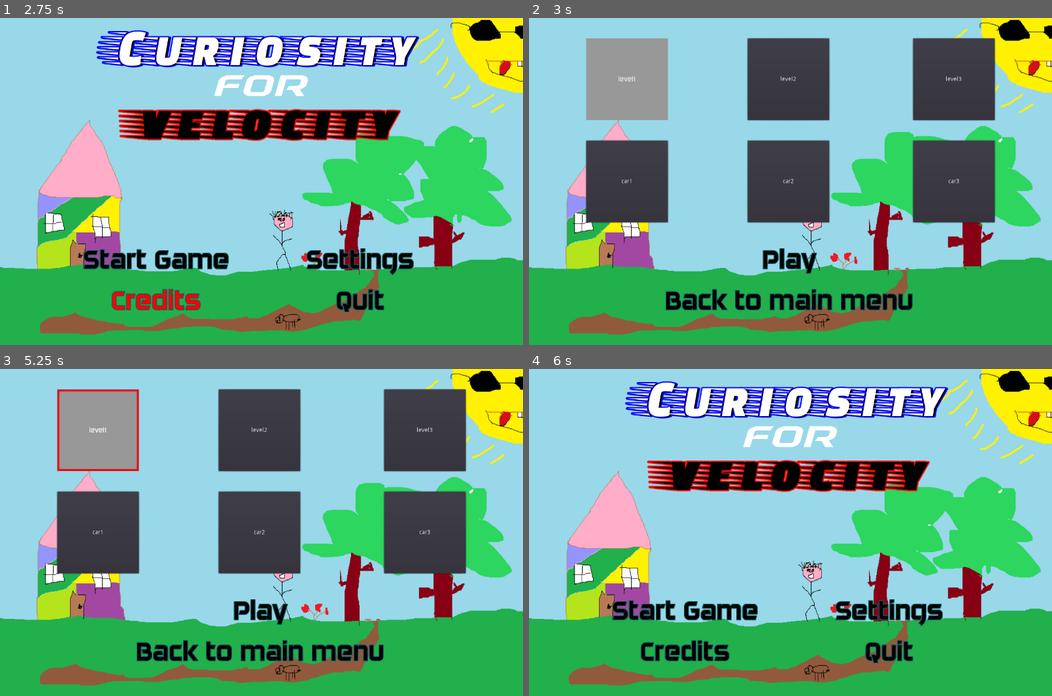
Above: before the commit, frames 1-4 (two rows, left to right).
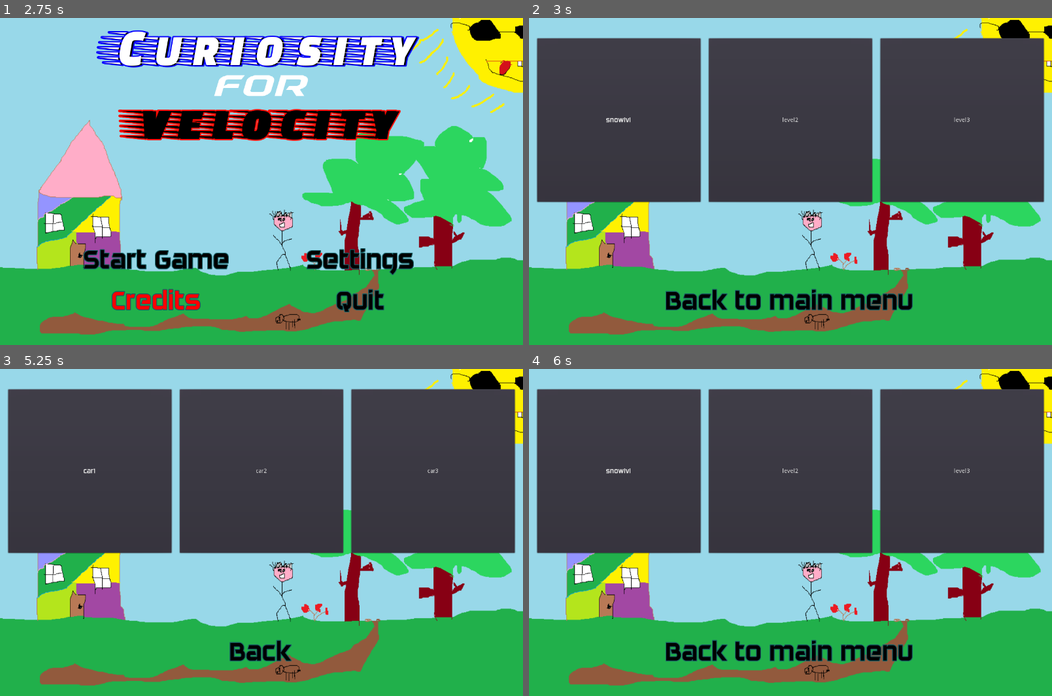
Above: after the commit, the same moments.

Repository: StianJakobsen/CuriosityForVelocity
Game: Godot game, scene res://Assets/Scenes/Menu/titleScreen.tscn
The game is run twice, just before and just after one commit, with the same random seed, the same clock (stepped at 60 frames per second) and the same inputs. Before the commit the project starts from res://Assets/Scenes/titleScreen.tscn.
Inputs:
- Up to frame 1 (2.75 s): click "Settings" at 0.5 s; click "Back to main menu" at 1.25 s; click "Credits" at 2 s
- Up to frame 2 (3 s): click "Start Game" at 2.75 s
- Up to frame 3 (5.25 s): click "Back to main menu" at 3.5 s; click "Start Game" at 4.25 s; click "level1" (after the commit: "snowlvl") at 5 s
- Up to frame 4 (6 s): click "Back to main menu" (after the commit: "Back") at 5.75 s

Frame 1 is identical in both runs. In frame 2, 35% of the frame differs, in the area x 1-99%, y 6-79%; in frame 3, 37%; in frame 4, 53%, in the area x 1-99%, y 3-90%.

Commit message:
menus almost finished. lacking connection to game.

Diff:
--- a/Assets/Scenes/GoalLine.gd
+++ b/Assets/Scenes/GoalLine.gd
@@ -27,7 +27,6 @@
 			$LapTimeInterface/Lap.text = "Lap: " + str(track_var.lap)
 			$LapTimeInterface/Time.text = "Time: " + str(track_var.last_lap_time)
 
-
 		else:
 			print('You have to cross sector 1 and 2')
 			if track_var.lap == 1:
--- /dev/null
+++ b/Assets/Scenes/Menu/carSelectScreen.tscn
@@ -0,0 +1,114 @@
+[gd_scene load_steps=9 format=2]
+
+[ext_resource path="res://Assets/Textures/Background the Painting.png" type="Texture" id=1]
+[ext_resource path="res://Assets/Fonts/DAGGERSQUARE.otf" type="DynamicFontData" id=2]
+[ext_resource path="res://Script/menuButtons.gd" type="Script" id=3]
+
+[sub_resource type="DynamicFont" id=1]
+size = 64
+outline_size = 2
+outline_color = Color( 0.0980392, 0.376471, 0.396078, 1 )
+font_data = ExtResource( 2 )
+
+[sub_resource type="StyleBoxFlat" id=2]
+border_width_left = 5
+border_width_top = 5
+border_width_right = 5
+border_width_bottom = 5
+border_color = Color( 1, 0, 0, 1 )
+
+[sub_resource type="DynamicFont" id=4]
+font_data = ExtResource( 2 )
+
+[sub_resource type="StyleBoxFlat" id=5]
+border_width_left = 5
+border_width_top = 5
+border_width_right = 5
+border_width_bottom = 5
+border_color = Color( 1, 0, 0, 1 )
+
+[sub_resource type="StyleBoxFlat" id=6]
+border_width_left = 5
+border_width_top = 5
+border_width_right = 5
+border_width_bottom = 5
+border_color = Color( 1, 0, 0, 1 )
+
+[node name="carSelectScreen" type="Control"]
+margin_right = 45.0
+margin_bottom = 31.0
+__meta__ = {
+"_edit_use_anchors_": false
+}
+
+[node name="titleBackground" type="TextureRect" parent="."]
+margin_right = 1280.0
+margin_bottom = 800.0
+texture = ExtResource( 1 )
+expand = true
+__meta__ = {
+"_edit_use_anchors_": false
+}
+
+[node name="buttonsNode" type="Node2D" parent="."]
+position = Vector2( 0, 550 )
+
+[node name="backButton" type="Button" parent="buttonsNode"]
+margin_left = 540.0
+margin_top = 100.0
+margin_right = 740.0
+margin_bottom = 184.0
+focus_mode = 0
+custom_fonts/font = SubResource( 1 )
+custom_colors/font_color = Color( 0, 0, 0, 1 )
+custom_colors/font_color_hover = Color( 1, 0, 0, 1 )
+custom_colors/font_color_pressed = Color( 0.631373, 0, 0, 1 )
+enabled_focus_mode = 0
+text = "Back"
+flat = true
+script = ExtResource( 3 )
+__meta__ = {
+"_edit_use_anchors_": false
+}
+
+[node name="car1Button" type="Button" parent="."]
+margin_left = 20.0
+margin_top = 50.0
+margin_right = 420.0
+margin_bottom = 450.0
+custom_styles/hover = SubResource( 2 )
+custom_fonts/font = SubResource( 4 )
+text = "car1"
+script = ExtResource( 3 )
+__meta__ = {
+"_edit_use_anchors_": false
+}
+
+[node name="car2Button" type="Button" parent="."]
+margin_left = 440.0
+margin_top = 50.0
+margin_right = 840.0
+margin_bottom = 450.0
+custom_styles/hover = SubResource( 5 )
+text = "car2"
+script = ExtResource( 3 )
+__meta__ = {
+"_edit_use_anchors_": false
+}
+
+[node name="car3Button" type="Button" parent="."]
+margin_left = 860.0
+margin_top = 50.0
+margin_right = 1260.0
+margin_bottom = 450.0
+custom_styles/hover = SubResource( 6 )
+text = "car3"
+script = ExtResource( 3 )
+__meta__ = {
+"_edit_use_anchors_": false
+}
+
+[connection signal="pressed" from="buttonsNode/backButton" to="buttonsNode/backButton" method="_on_gotoLevelSelect_pressed"]
+[connection signal="pressed" from="car1Button" to="car1Button" method="_on_car1Button_pressed"]
+[connection signal="pressed" from="car2Button" to="car2Button" method="_on_car2Button_pressed"]
+[connection signal="pressed" from="car3Button" to="buttonsNode/backButton" method="_on_car3Button_pressed"]
--- /dev/null
+++ b/Assets/Scenes/Menu/gameOverScreen.tscn
@@ -0,0 +1,91 @@
+[gd_scene load_steps=7 format=2]
+
+[ext_resource path="res://Assets/Textures/Background the Painting.png" type="Texture" id=1]
+[ext_resource path="res://Assets/Fonts/DAGGERSQUARE.otf" type="DynamicFontData" id=2]
+[ext_resource path="res://Script/menuButtons.gd" type="Script" id=3]
+
+[sub_resource type="DynamicFont" id=4]
+size = 64
+outline_size = 2
+outline_color = Color( 0.0980392, 0.376471, 0.396078, 1 )
+font_data = ExtResource( 2 )
+
+[sub_resource type="DynamicFont" id=3]
+size = 64
+outline_size = 2
+outline_color = Color( 0.0980392, 0.376471, 0.396078, 1 )
+font_data = ExtResource( 2 )
+
+[sub_resource type="DynamicFont" id=5]
+size = 64
+font_data = ExtResource( 2 )
+
+[node name="carSelectScreen" type="Control"]
+margin_right = 45.0
+margin_bottom = 31.0
+__meta__ = {
+"_edit_use_anchors_": false
+}
+
+[node name="titleBackground" type="TextureRect" parent="."]
+margin_right = 1280.0
+margin_bottom = 800.0
+texture = ExtResource( 1 )
+expand = true
+__meta__ = {
+"_edit_use_anchors_": false
+}
+
+[node name="buttonsNode" type="Node2D" parent="."]
+position = Vector2( 0, 550 )
+
+[node name="menuButton" type="Button" parent="buttonsNode"]
+margin_left = 330.0
+margin_right = 950.0
+margin_bottom = 100.0
+focus_mode = 0
+custom_fonts/font = SubResource( 4 )
+custom_colors/font_color = Color( 0, 0, 0, 1 )
+custom_colors/font_color_hover = Color( 1, 0, 0, 1 )
+custom_colors/font_color_pressed = Color( 0.631373, 0, 0, 1 )
+enabled_focus_mode = 0
+text = "Back to main menu"
+flat = true
+script = ExtResource( 3 )
+__meta__ = {
+"_edit_use_anchors_": false
+}
+
+[node name="quitButton" type="Button" parent="buttonsNode"]
+margin_left = 470.0
+margin_top = 100.0
+margin_right = 810.0
+margin_bottom = 200.0
+rect_pivot_offset = Vector2( -556.287, -278.72 )
+focus_mode = 0
+custom_fonts/font = SubResource( 3 )
+custom_colors/font_color = Color( 0, 0, 0, 1 )
+custom_colors/font_color_hover = Color( 1, 0, 0, 1 )
+custom_colors/font_color_pressed = Color( 0.631373, 0, 0, 1 )
+enabled_focus_mode = 0
+text = "Ragequit"
+flat = true
+script = ExtResource( 3 )
+__meta__ = {
+"_edit_use_anchors_": false
+}
+
+[node name="gameover" type="Label" parent="."]
+margin_left = 447.171
+margin_top = 80.0903
+margin_right = 839.171
+margin_bottom = 158.09
+rect_rotation = 20.6486
+custom_fonts/font = SubResource( 5 )
+text = "yu fkd up XD"
+__meta__ = {
+"_edit_use_anchors_": false
+}
+
+[connection signal="pressed" from="buttonsNode/menuButton" to="buttonsNode/menuButton" method="_on_gotoMenu_pressed"]
+[connection signal="pressed" from="buttonsNode/quitButton" to="buttonsNode/quitButton" method="_on_quitButton_pressed"]
--- /dev/null
+++ b/Assets/Scenes/Menu/levelSelectScreen.tscn
@@ -0,0 +1,114 @@
+[gd_scene load_steps=9 format=2]
+
+[ext_resource path="res://Assets/Textures/Background the Painting.png" type="Texture" id=1]
+[ext_resource path="res://Assets/Fonts/DAGGERSQUARE.otf" type="DynamicFontData" id=2]
+[ext_resource path="res://Script/menuButtons.gd" type="Script" id=3]
+
+[sub_resource type="DynamicFont" id=3]
+size = 64
+outline_size = 2
+outline_color = Color( 0.0980392, 0.376471, 0.396078, 1 )
+font_data = ExtResource( 2 )
+
+[sub_resource type="StyleBoxFlat" id=4]
+border_width_left = 5
+border_width_top = 5
+border_width_right = 5
+border_width_bottom = 5
+border_color = Color( 1, 0, 0, 1 )
+
+[sub_resource type="DynamicFont" id=6]
+font_data = ExtResource( 2 )
+
+[sub_resource type="StyleBoxFlat" id=7]
+border_width_left = 5
+border_width_top = 5
+border_width_right = 5
+border_width_bottom = 5
+border_color = Color( 1, 0, 0, 1 )
+
+[sub_resource type="StyleBoxFlat" id=8]
+border_width_left = 5
+border_width_top = 5
+border_width_right = 5
+border_width_bottom = 5
+border_color = Color( 1, 0, 0, 1 )
+
+[node name="levelSelectScreen" type="Control"]
+margin_right = 45.0
+margin_bottom = 31.0
+__meta__ = {
+"_edit_use_anchors_": false
+}
+
+[node name="titleBackground" type="TextureRect" parent="."]
+margin_right = 1280.0
+margin_bottom = 800.0
+texture = ExtResource( 1 )
+expand = true
+__meta__ = {
+"_edit_use_anchors_": false
+}
+
+[node name="buttonsNode" type="Node2D" parent="."]
+position = Vector2( 0, 550 )
+
+[node name="menuButton" type="Button" parent="buttonsNode"]
+margin_left = 330.0
+margin_top = 100.0
+margin_right = 950.0
+margin_bottom = 184.0
+focus_mode = 0
+custom_fonts/font = SubResource( 3 )
+custom_colors/font_color = Color( 0, 0, 0, 1 )
+custom_colors/font_color_hover = Color( 1, 0, 0, 1 )
+custom_colors/font_color_pressed = Color( 0.631373, 0, 0, 1 )
+enabled_focus_mode = 0
+text = "Back to main menu"
+flat = true
+script = ExtResource( 3 )
+__meta__ = {
+"_edit_use_anchors_": false
+}
+
+[node name="snowButton" type="Button" parent="."]
+margin_left = 20.0
+margin_top = 50.0
+margin_right = 420.0
+margin_bottom = 450.0
+custom_styles/hover = SubResource( 4 )
+custom_fonts/font = SubResource( 6 )
+text = "snowlvl"
+script = ExtResource( 3 )
+__meta__ = {
+"_edit_use_anchors_": false
+}
+
+[node name="desertButton" type="Button" parent="."]
+margin_left = 440.0
+margin_top = 50.0
+margin_right = 840.0
+margin_bottom = 450.0
+custom_styles/hover = SubResource( 7 )
+text = "level2"
+script = ExtResource( 3 )
+__meta__ = {
+"_edit_use_anchors_": false
+}
+
+[node name="unknownLvlButton" type="Button" parent="."]
+margin_left = 860.0
+margin_top = 50.0
+margin_right = 1260.0
+margin_bottom = 450.0
+custom_styles/hover = SubResource( 8 )
+text = "level3"
+script = ExtResource( 3 )
+__meta__ = {
+"_edit_use_anchors_": false
+}
+
+[connection signal="pressed" from="buttonsNode/menuButton" to="buttonsNode/menuButton" method="_on_gotoMenu_pressed"]
+[connection signal="pressed" from="snowButton" to="snowButton" method="_on_snowButton_pressed"]
+[connection signal="pressed" from="desertButton" to="buttonsNode/menuButton" method="_on_desertButton_pressed"]
+[connection signal="pressed" from="unknownLvlButton" to="unknownLvlButton" method="_on_unknownLvlButton_pressed"]
--- a/Assets/Scenes/settingsScreen.tscn
+++ b/Assets/Scenes/Menu/settingsScreen.tscn
@@ -1,20 +1,20 @@
 [gd_scene load_steps=6 format=2]
 
 [ext_resource path="res://Assets/Textures/Background the Painting.png" type="Texture" id=1]
-[ext_resource path="res://Script/Menu/backButton.gd" type="Script" id=2]
-[ext_resource path="res://Assets/Fonts/DAGGERSQUARE.otf" type="DynamicFontData" id=4]
+[ext_resource path="res://Script/menuButtons.gd" type="Script" id=2]
+[ext_resource path="res://Assets/Fonts/DAGGERSQUARE.otf" type="DynamicFontData" id=3]
 
 [sub_resource type="DynamicFont" id=1]
 size = 64
 outline_size = 2
 outline_color = Color( 0.0980392, 0.376471, 0.396078, 1 )
-font_data = ExtResource( 4 )
+font_data = ExtResource( 3 )
 
 [sub_resource type="DynamicFont" id=2]
 size = 64
 outline_size = 2
 outline_color = Color( 0.639216, 1, 0, 1 )
-font_data = ExtResource( 4 )
+font_data = ExtResource( 3 )
 
 [node name="settingsScreen" type="Control"]
 margin_right = 40.0
@@ -32,7 +32,7 @@
 "_edit_use_anchors_": false
 }
 
-[node name="backButton" type="Button" parent="."]
+[node name="menuButton" type="Button" parent="."]
 margin_left = 330.0
 margin_top = 650.0
 margin_right = 950.0
@@ -73,4 +73,4 @@
 "_edit_use_anchors_": false
 }
 
-[connection signal="pressed" from="backButton" to="backButton" method="_on_backButton_pressed"]
+[connection signal="pressed" from="menuButton" to="menuButton" method="_on_gotoMenu_pressed"]
--- a/Assets/Scenes/titleScreen.tscn
+++ b/Assets/Scenes/Menu/titleScreen.tscn
@@ -1,12 +1,10 @@
-[gd_scene load_steps=15 format=2]
+[gd_scene load_steps=13 format=2]
 
 [ext_resource path="res://Assets/Textures/Background the Painting.png" type="Texture" id=1]
-[ext_resource path="res://Assets/Fonts/DAGGERSQUARE OBLIQUE.otf" type="DynamicFontData" id=2]
+[ext_resource path="res://Assets/Fonts/DAGGERSQUARE.otf" type="DynamicFontData" id=2]
 [ext_resource path="res://Assets/Fonts/FasterOne-Regular.ttf" type="DynamicFontData" id=3]
-[ext_resource path="res://Assets/Fonts/DAGGERSQUARE.otf" type="DynamicFontData" id=4]
-[ext_resource path="res://Script/Menu/settingsButton.gd" type="Script" id=5]
-[ext_resource path="res://Script/Menu/quitButton.gd" type="Script" id=6]
-[ext_resource path="res://Script/Menu/startButton.gd" type="Script" id=7]
+[ext_resource path="res://Assets/Fonts/DAGGERSQUARE OBLIQUE.otf" type="DynamicFontData" id=4]
+[ext_resource path="res://Script/menuButtons.gd" type="Script" id=5]
 
 [sub_resource type="DynamicFont" id=1]
 size = 128
@@ -120,7 +118,7 @@
 enabled_focus_mode = 0
 text = "Start Game"
 flat = true
-script = ExtResource( 7 )
+script = ExtResource( 5 )
 __meta__ = {
 "_edit_use_anchors_": false
 }
@@ -155,6 +153,7 @@
 enabled_focus_mode = 0
 text = "Credits"
 flat = true
+script = ExtResource( 5 )
 __meta__ = {
 "_edit_use_anchors_": false
 }
@@ -172,11 +171,12 @@
 enabled_focus_mode = 0
 text = "Quit"
 flat = true
-script = ExtResource( 6 )
+script = ExtResource( 5 )
 __meta__ = {
 "_edit_use_anchors_": false
 }
 
-[connection signal="pressed" from="buttonsNode/startButton" to="buttonsNode/startButton" method="_on_startButton_pressed"]
-[connection signal="pressed" from="buttonsNode/settingsButton" to="buttonsNode/settingsButton" method="_on_settingsButton_pressed"]
+[connection signal="pressed" from="buttonsNode/startButton" to="buttonsNode/startButton" method="_on_gotoLevelSelect_pressed"]
+[connection signal="pressed" from="buttonsNode/settingsButton" to="buttonsNode/settingsButton" method="_on_gotoSettings_pressed"]
+[connection signal="pressed" from="buttonsNode/creditsButton" to="buttonsNode/creditsButton" method="_on_gotoCredits_pressed"]
 [connection signal="pressed" from="buttonsNode/quitButton" to="buttonsNode/quitButton" method="_on_quitButton_pressed"]
--- a/Assets/Scenes/selectScreen.tscn
+++ /dev/null
@@ -1,166 +0,0 @@
-[gd_scene load_steps=13 format=2]
-
-[ext_resource path="res://Assets/Textures/Background the Painting.png" type="Texture" id=1]
-[ext_resource path="res://Script/Menu/carSelect.gd" type="Script" id=2]
-[ext_resource path="res://Script/Menu/quitButton.gd" type="Script" id=3]
-[ext_resource path="res://Script/Menu/startButton.gd" type="Script" id=4]
-[ext_resource path="res://Script/Menu/levelSelect.gd" type="Script" id=5]
-[ext_resource path="res://Assets/Fonts/DAGGERSQUARE.otf" type="DynamicFontData" id=7]
-
-[sub_resource type="DynamicFont" id=4]
-size = 64
-outline_size = 2
-outline_color = Color( 0.0980392, 0.376471, 0.396078, 1 )
-font_data = ExtResource( 7 )
-
-[sub_resource type="DynamicFont" id=7]
-size = 64
-outline_size = 2
-outline_color = Color( 0.0980392, 0.376471, 0.396078, 1 )
-font_data = ExtResource( 7 )
-
-[sub_resource type="StyleBoxFlat" id=10]
-border_width_left = 5
-border_width_top = 5
-border_width_right = 5
-border_width_bottom = 5
-border_color = Color( 1, 0, 0, 1 )
-
-[sub_resource type="StyleBoxFlat" id=11]
-border_width_left = 10
-border_width_top = 10
-border_width_right = 10
-border_width_bottom = 10
-border_color = Color( 0.631373, 0, 0, 1 )
-
-[sub_resource type="StyleBoxFlat" id=12]
-
-[sub_resource type="DynamicFont" id=9]
-font_data = ExtResource( 7 )
-
-[node name="titleScreen" type="Control"]
-margin_right = 45.0
-margin_bottom = 31.0
-__meta__ = {
-"_edit_use_anchors_": false
-}
-
-[node name="titleBackground" type="TextureRect" parent="."]
-margin_right = 1280.0
-margin_bottom = 800.0
-texture = ExtResource( 1 )
-expand = true
-__meta__ = {
-"_edit_use_anchors_": false
-}
-
-[node name="buttonsNode" type="Node2D" parent="."]
-position = Vector2( 0, 550 )
-
-[node name="startButton" type="Button" parent="buttonsNode"]
-margin_left = 330.0
-margin_right = 950.0
-margin_bottom = 84.0
-focus_mode = 0
-custom_fonts/font = SubResource( 4 )
-custom_colors/font_color = Color( 0, 0, 0, 1 )
-custom_colors/font_color_hover = Color( 1, 0, 0, 1 )
-custom_colors/font_color_pressed = Color( 0.631373, 0, 0, 1 )
-enabled_focus_mode = 0
-text = "Play"
-flat = true
-script = ExtResource( 4 )
-__meta__ = {
-"_edit_use_anchors_": false
-}
-
-[node name="backButton" type="Button" parent="buttonsNode"]
-margin_left = 330.0
-margin_top = 100.0
-margin_right = 950.0
-margin_bottom = 184.0
-focus_mode = 0
-custom_fonts/font = SubResource( 7 )
-custom_colors/font_color = Color( 0, 0, 0, 1 )
-custom_colors/font_color_hover = Color( 1, 0, 0, 1 )
-custom_colors/font_color_pressed = Color( 0.631373, 0, 0, 1 )
-enabled_focus_mode = 0
-text = "Back to main menu"
-flat = true
-script = ExtResource( 3 )
-__meta__ = {
-"_edit_use_anchors_": false
-}
-
-[node name="snowButton" type="Button" parent="."]
-margin_left = 140.0
-margin_top = 50.0
-margin_right = 340.0
-margin_bottom = 250.0
-custom_styles/hover = SubResource( 10 )
-custom_styles/pressed = SubResource( 11 )
-custom_styles/normal = SubResource( 12 )
-custom_fonts/font = SubResource( 9 )
-text = "level1"
-script = ExtResource( 5 )
-__meta__ = {
-"_edit_use_anchors_": false
-}
-
-[node name="desertButton" type="Button" parent="."]
-margin_left = 535.0
-margin_top = 50.0
-margin_right = 735.0
-margin_bottom = 250.0
-text = "level2"
-script = ExtResource( 5 )
-__meta__ = {
-"_edit_use_anchors_": false
-}
-
-[node name="unknownButton" type="Button" parent="."]
-margin_left = 940.0
-margin_top = 50.0
-margin_right = 1140.0
-margin_bottom = 250.0
-text = "level3"
-script = ExtResource( 5 )
-__meta__ = {
-"_edit_use_anchors_": false
-}
-
-[node name="car1Button" type="Button" parent="."]
-margin_left = 140.0
-margin_top = 300.0
-margin_right = 340.0
-margin_bottom = 500.0
-text = "car1"
-script = ExtResource( 2 )
-__meta__ = {
-"_edit_use_anchors_": false
-}
-
-[node name="car2Button" type="Button" parent="."]
-margin_left = 535.0
-margin_top = 300.0
-margin_right = 735.0
-margin_bottom = 500.0
-text = "car2"
-script = ExtResource( 2 )
-__meta__ = {
-"_edit_use_anchors_": false
-}
-
-[node name="car3Button" type="Button" parent="."]
-margin_left = 940.0
-margin_top = 300.0
-margin_right = 1140.0
-margin_bottom = 500.0
-text = "car3"
-script = ExtResource( 2 )
-__meta__ = {
-"_edit_use_anchors_": false
-}
-
-[connection signal="pressed" from="buttonsNode/startButton" to="buttonsNode/startButton" method="_on_startButton_pressed"]
-[connection signal="pressed" from="buttonsNode/backButton" to="buttonsNode/backButton" method="_on_backButton_pressed"]
--- a/Assets/Tracks/TrackVariables.gd
+++ b/Assets/Tracks/TrackVariables.gd
@@ -9,3 +9,10 @@
 var last_lap_time
 
 var time_start = 0
+
+# Settings
+var volume = 1
+
+# Track/car selection
+var track = 0		# 1 = desert. 2 = snow. 3 = not implemented
+var car = 0			# 1 = car1. 2 = car2. 3 = car3.
--- a/Script/Menu/backButton.gd
+++ /dev/null
@@ -1,5 +0,0 @@
-extends Button
-
-func _on_backButton_pressed():
-	get_tree().change_scene("res://Assets/Scenes/titleScreen.tscn")
-	pass # Replace with function body.
--- a/Script/Menu/carSelect.gd
+++ /dev/null
@@ -1,16 +0,0 @@
-extends Button
-
-
-# Declare member variables here. Examples:
-# var a = 2
-# var b = "text"
-
-
-# Called when the node enters the scene tree for the first time.
-func _ready():
-	pass # Replace with function body.
-
-
-# Called every frame. 'delta' is the elapsed time since the previous frame.
-#func _process(delta):
-#	pass
--- a/Script/Menu/levelSelect.gd
+++ /dev/null
@@ -1,16 +0,0 @@
-extends Button
-
-
-# Declare member variables here. Examples:
-# var a = 2
-# var b = "text"
-
-
-# Called when the node enters the scene tree for the first time.
-func _ready():
-	pass # Replace with function body.
-
-
-# Called every frame. 'delta' is the elapsed time since the previous frame.
-#func _process(delta):
-#	pass
--- a/Script/Menu/quitButton.gd
+++ /dev/null
@@ -1,5 +0,0 @@
-extends Button
-
-func _on_backButton_pressed():
-	get_tree().change_scene("res://Assets/Scenes/titleScreen.tscn")
-	pass # Replace with function body.
--- a/Script/Menu/settingsButton.gd
+++ /dev/null
@@ -1,5 +0,0 @@
-extends Button
-
-func _on_settingsButton_pressed():
-	get_tree().change_scene("res://Assets/Scenes/settingsScreen.tscn")
-	pass # Replace with function body.
--- a/Script/Menu/startButton.gd
+++ /dev/null
@@ -1,5 +0,0 @@
-extends Button
-
-func _on_startButton_pressed():
-	get_tree().change_scene("res://Assets/Scenes/selectScreen.tscn")
-	pass # Replace with function body.
--- /dev/null
+++ b/Script/menuButtons.gd
@@ -0,0 +1,65 @@
+extends Button
+
+onready var track_var = get_node("/root/TrackVariables")
+
+# Button presses
+func _on_gotoMenu_pressed():
+	get_tree().change_scene("res://Assets/Scenes/Menu/titleScreen.tscn")
+	pass
+
+func _on_gotoSettings_pressed():
+	get_tree().change_scene("res://Assets/Scenes/Menu/settingsScreen.tscn")
+	pass
+
+func _on_gotoLevelSelect_pressed():
+	get_tree().change_scene("res://Assets/Scenes/Menu/levelSelectScreen.tscn")
+	pass
+
+func _on_gotoCarSelect_pressed():
+	get_tree().change_scene("res://Assets/Scenes/Menu/carSelectScreen.tscn")
+	pass
+
+func _on_startGame_pressed():
+	# not implemented
+	pass
+
+func _on_gotoCredits_pressed():
+	# not implemented
+	pass
+
+func _on_quitButton_pressed():
+	get_tree().quit()
+	pass
+
+
+# Level select
+func _on_snowButton_pressed():
+	track_var.track = 1
+	get_tree().change_scene("res://Assets/Scenes/Menu/carSelectScreen.tscn")
+	pass
+
+func _on_desertButton_pressed():
+	track_var.track = 2
+	get_tree().change_scene("res://Assets/Scenes/Menu/carSelectScreen.tscn")
+	pass
+
+func _on_unknownLvlButton_pressed(): # not implemented as of 17. dec
+	track_var.track = 0
+	pass
+
+
+# Car select
+func _on_car1Button_pressed():
+	track_var.car = 1
+	# lacking goto level implementation
+	pass
+
+func _on_car2Button_pressed():
+	track_var.car = 2
+	# lacking goto level implementation
+	pass
+
+func _on_car3Button_pressed():
+	track_var.car = 3
+	# lacking goto level implementation
+	pass
--- a/project.godot
+++ b/project.godot
@@ -11,7 +11,7 @@
 [application]
 
 config/name="CarGame"
-run/main_scene="res://Assets/Scenes/titleScreen.tscn"
+run/main_scene="res://Assets/Scenes/Menu/titleScreen.tscn"
 config/icon="res://icon.png"
 
 [autoload]
Not shown: 2 places in Assets/Scenes/Menu/titleScreen.tscn that only renumber resources
